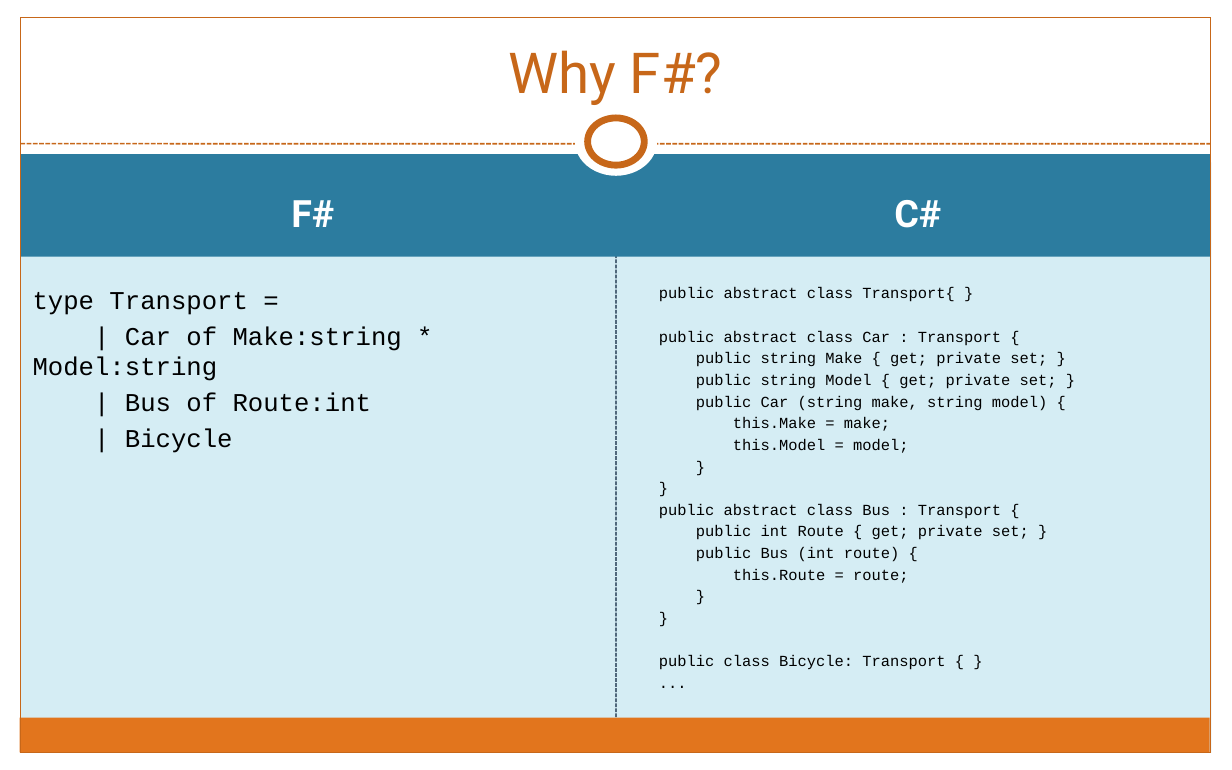
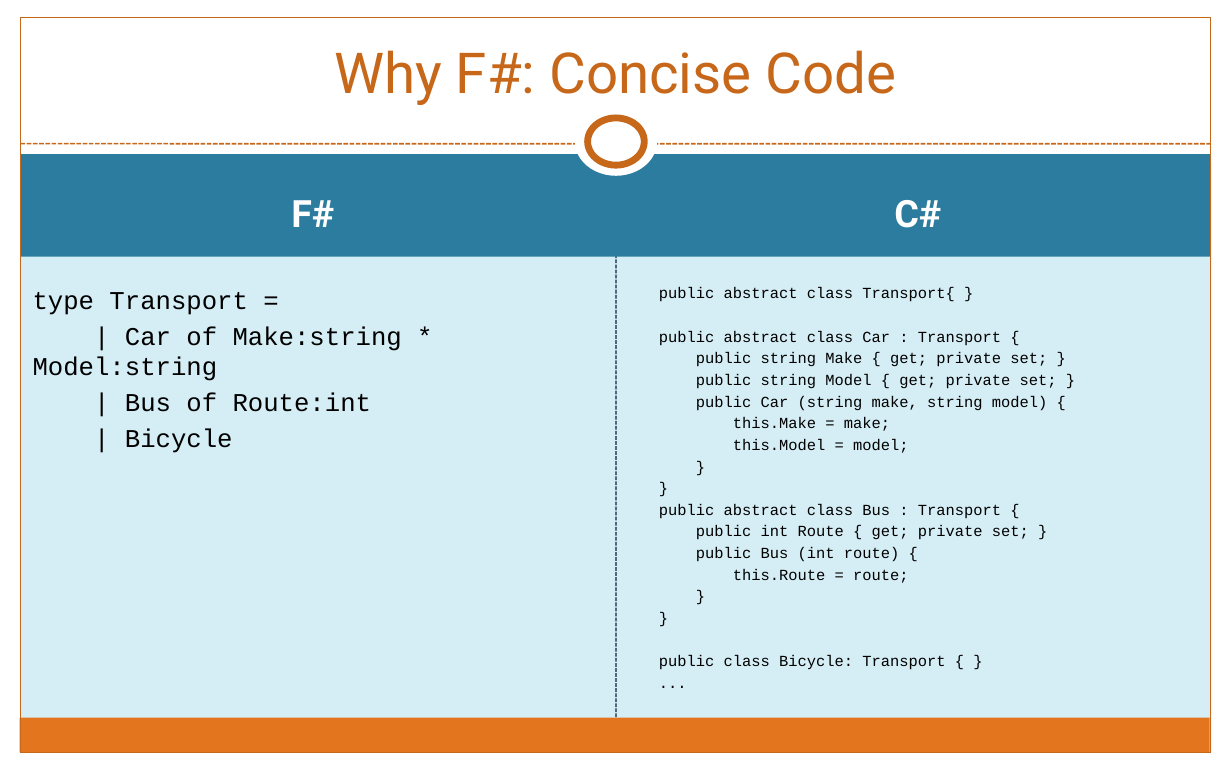
Before and after one commit to rachelblasucci/Current-Talks, a slide deck: slide 13 of Intro to Xamarin F#/F#-iOS.pptx. Drawn at 1232x770 pixels with LibreOffice and Linux fonts; fonts in the diff are those of the drawing. Boxes give left, top, right and bottom in pixels: in the first picture for what was removed or moved away, otherwise in the second. Text is boxed around its words. In the diff, an @@ line names an element or a change of style, - is before the commit and + after.

Commit message:
Update slides.

```diff
--- a/Intro to Xamarin F#/F#-iOS.pptx
+++ b/Intro to Xamarin F#/F#-iOS.pptx
@@ title at box(334, 50, 897, 105): text changed @@
-Why F#?
+Why F#: Concise Code
```
Also in this commit, not shown: 2 other slides changed.
